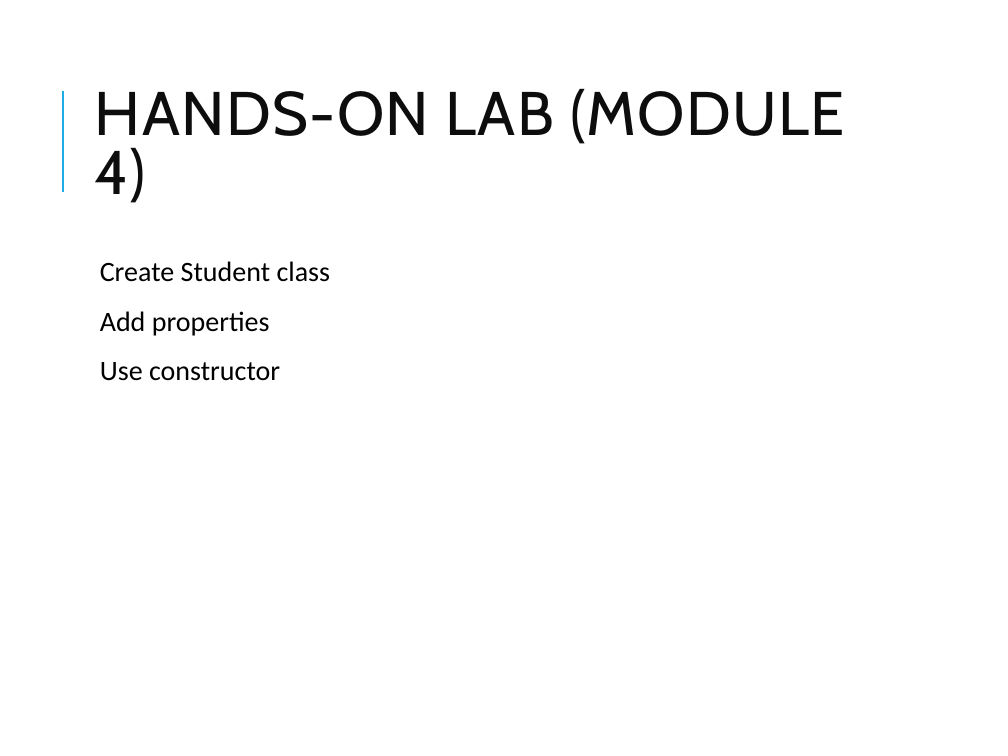
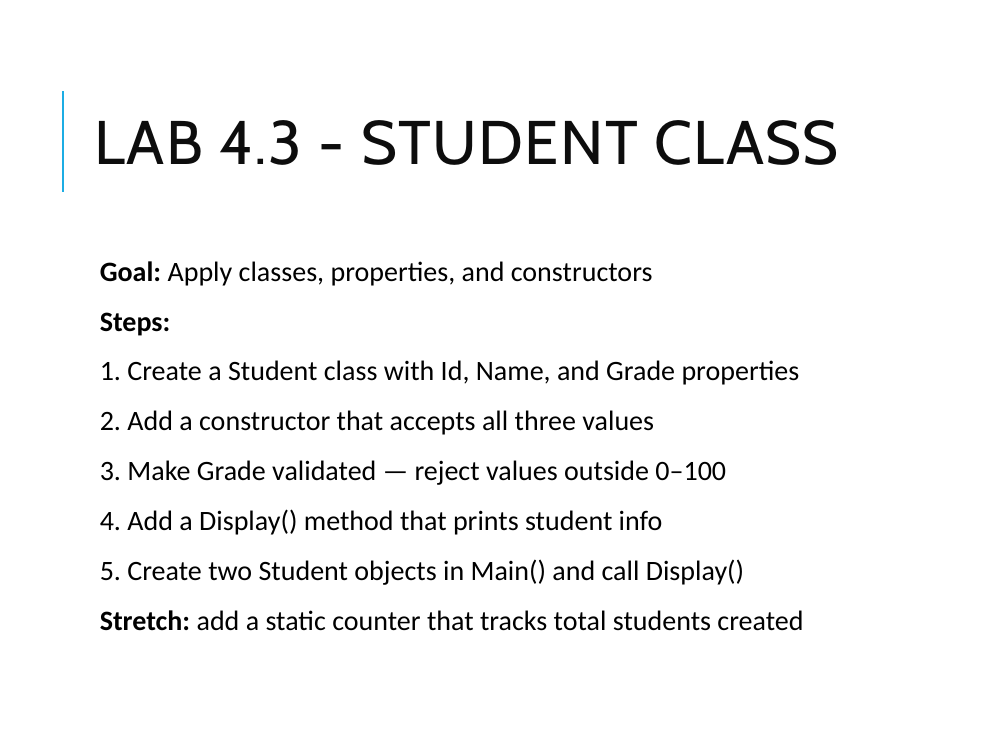
Before and after one commit to vikash-verma-profile/dotnet-epsilon-2026-May, a slide deck: slide 14 of Day-2/OOP_CSharp.pptx (slide 9 before the commit). Drawn at 1008x756 pixels with LibreOffice and Linux fonts; fonts in the diff are those of the drawing. Boxes give left, top, right and bottom in pixels: in the first picture for what was removed or moved away, otherwise in the second. Text is boxed around its words. In the diff, an @@ line names an element or a change of style, - is before the commit and + after.

```diff
--- a/Day-2/OOP_CSharp.pptx
+++ b/Day-2/OOP_CSharp.pptx
@@ title at bbox=[95, 120, 839, 165]: text changed @@
-HANDS-ON LAB (MODULE 4)
+LAB 4.3 - STUDENT CLASS
@@ text at bbox=[100, 261, 803, 631]: text changed @@
-  Create Student class
-  Add properties
-  Use constructor
+  Goal: Apply classes, properties, and constructors
+  Steps:
+  1. Create a Student class with Id, Name, and Grade properties
+  2. Add a constructor that accepts all three values
+  3. Make Grade validated — reject values outside 0–100
+  4. Add a Display() method that prints student info
+  5. Create two Student objects in Main() and call Display()
+  Stretch: add a static counter that tracks total students created
```
Also in this commit, not shown: 19 other slides changed, 13 slides added, 1 slide removed, 9 other files.
